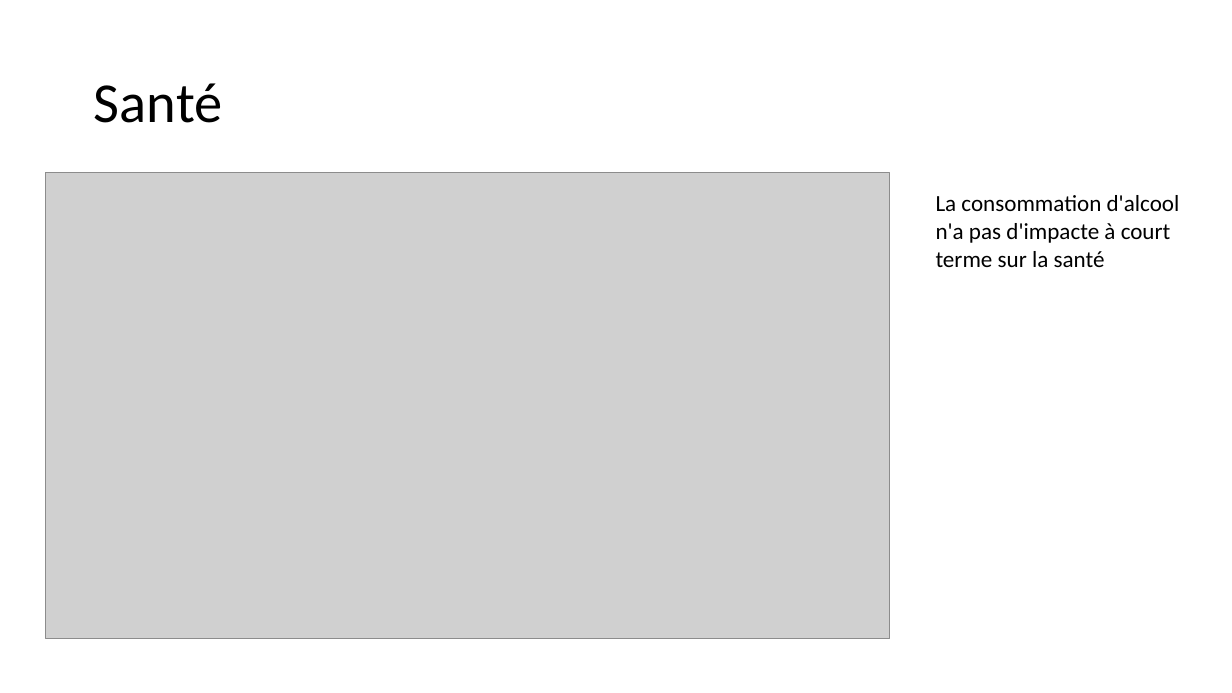
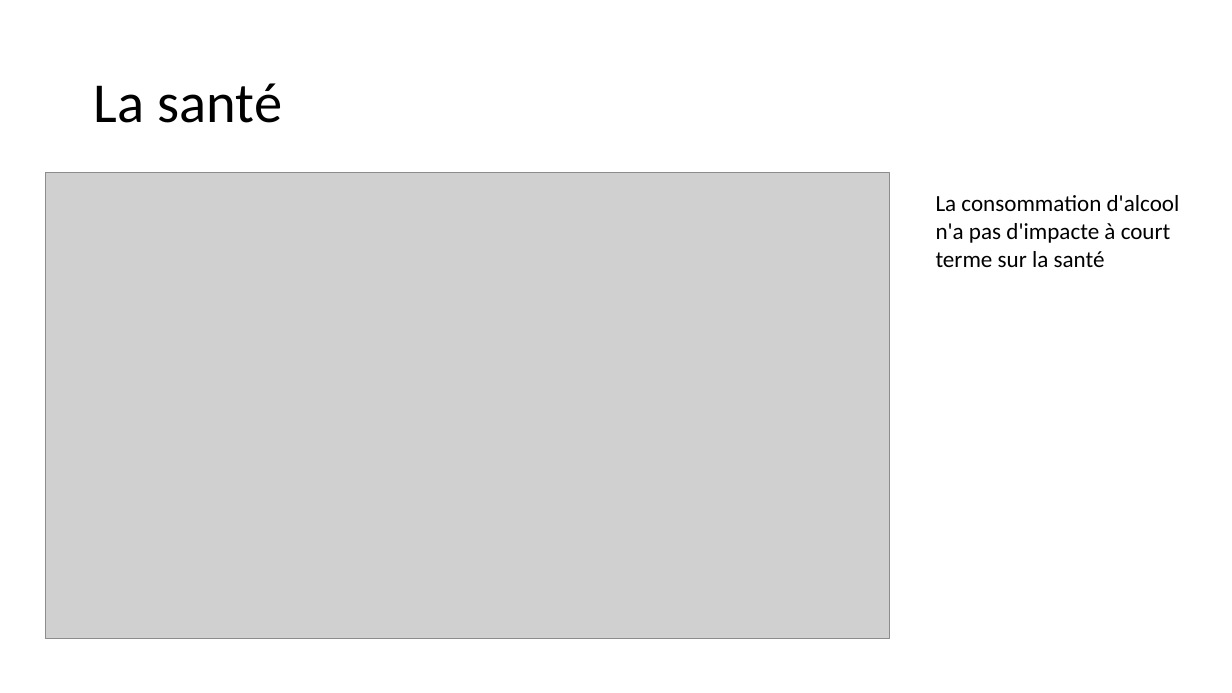
Before and after one commit to QvHub/student_alcohol_consumption, a slide deck: slide 22 of maya_khaled_quentin_alcool_et_jeunes.pptx. Drawn at 1232x693 pixels with LibreOffice and Linux fonts; fonts in the diff are those of the drawing; grey boxes stand for pictures. Boxes give left, top, right and bottom in pixels: in the first picture for what was removed or moved away, otherwise in the second. Text is boxed around its words. In the diff, an @@ line names an element or a change of style, - is before the commit and + after.

```diff
--- a/maya_khaled_quentin_alcool_et_jeunes.pptx
+++ b/maya_khaled_quentin_alcool_et_jeunes.pptx
@@ title at (94, 83, 282, 123): text changed @@
-Santé
+La santé
```
Also in this commit, not shown: 16 other slides changed.
